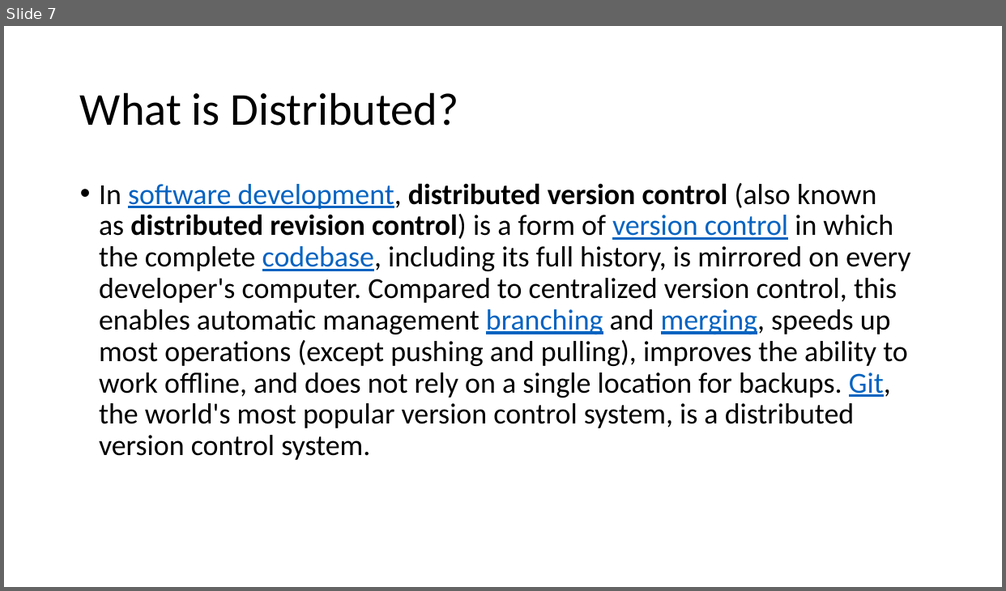
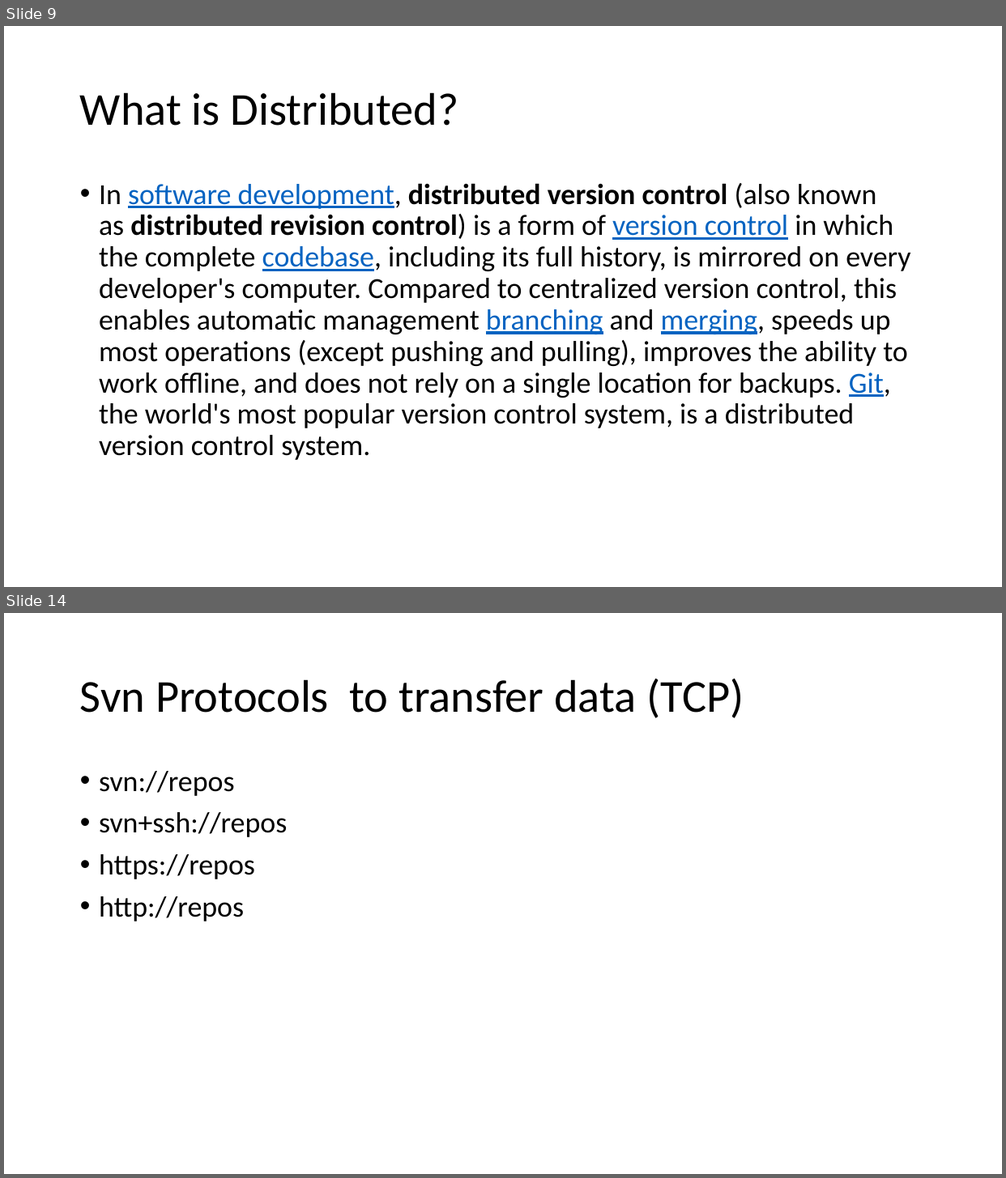
Before and after one commit to mhgulen/Dosyalar, a slide deck: Version Control Protocols.pptx. Shown one above the other, each under a label of ours: slide 7 before the commit, slides 9 and 14 after it; the slides between them are not shown. The pictures are 1006x591 and 1006x1178 pixels, drawn with LibreOffice and Linux fonts; fonts in the diff are those of the drawing. Boxes give left, top, right and bottom in pixels: in the first picture for what was removed or moved away, otherwise in the second. Text is boxed around its words. In the diff, an @@ line names an element or a change of style, - is before the commit and + after.

Commit message:
taransfer protocols

```diff
--- a/Version Control Protocols.pptx
+++ b/Version Control Protocols.pptx
@@ slide 14 added at <box>4,613,1002,1174</box>, background #FFFFFF @@
@@ title added at <box>80,679,744,718</box>, 44 pt, text #000000 @@
+Svn Protocols to transfer data (TCP)
@@ text added at <box>99,771,287,922</box>, 28 pt, text #000000 @@
+• svn://repos
+• svn+ssh://repos
+• https://repos
+• http://repos
@@ what was slide 7 is now slide 9 @@
```
Also in this commit, not shown: 1 slide changed, 6 other slides added.
